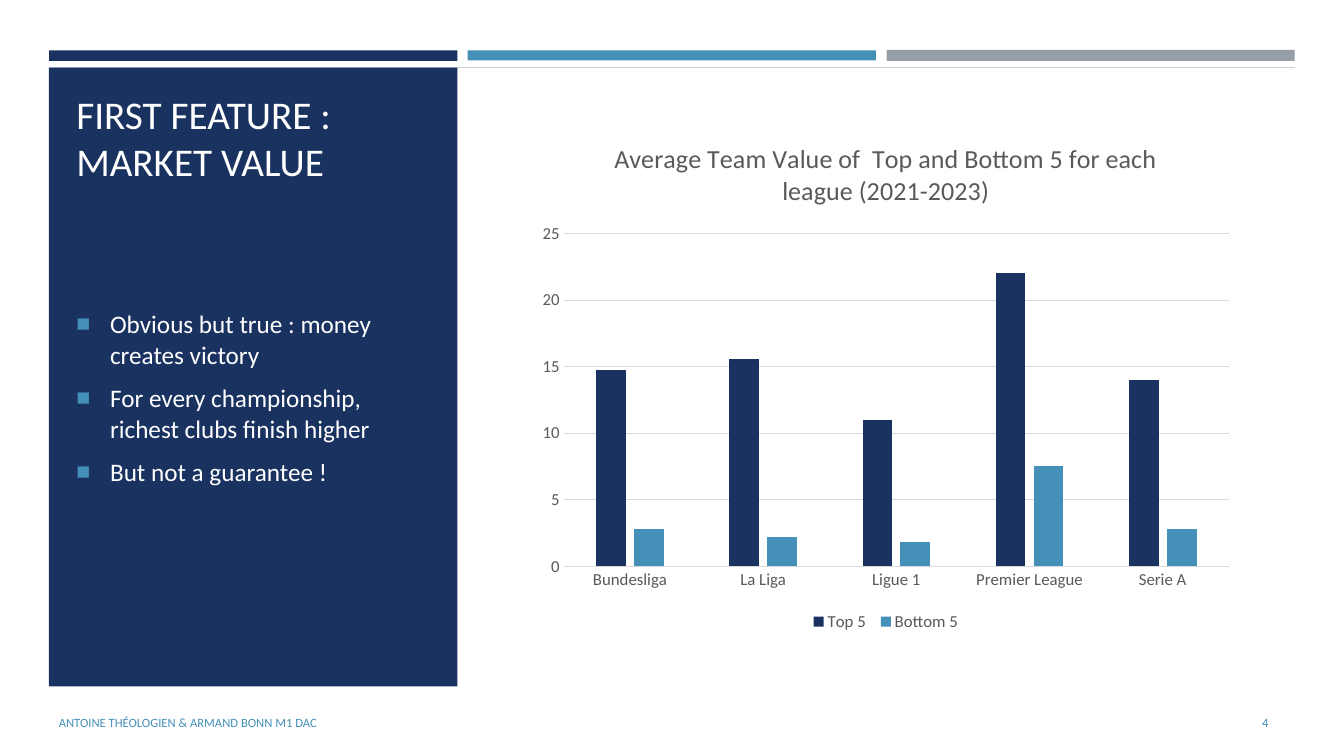
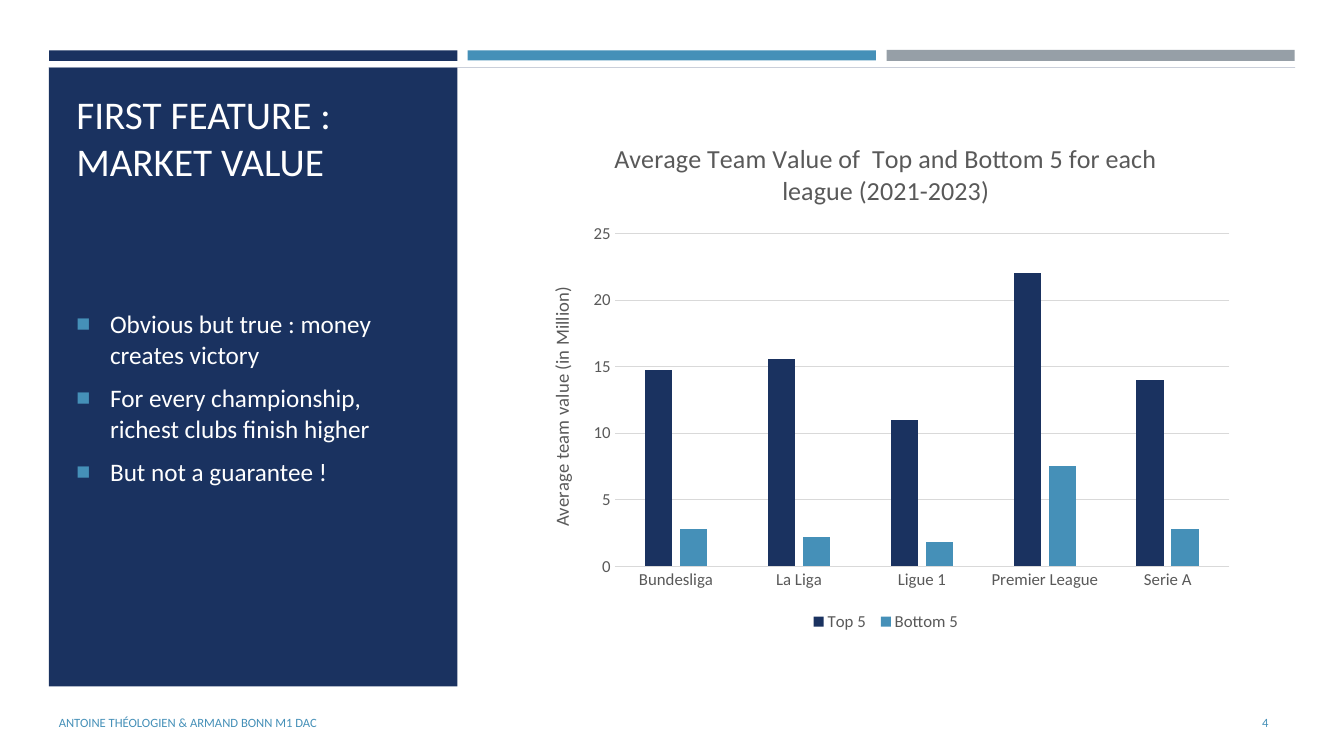
Before and after one commit to antothl/Projet_Dalas, a slide deck: slide 4 of Soutenance DALAS.pptx. Drawn at 1344x756 pixels with LibreOffice and Linux fonts; fonts in the diff are those of the drawing. Boxes give left, top, right and bottom in pixels: in the first picture for what was removed or moved away, otherwise in the second. Text is boxed around its words. In the diff, an @@ line names an element or a change of style, - is before the commit and + after.

Commit message:
modif pptx

```diff
--- a/Soutenance DALAS.pptx
+++ b/Soutenance DALAS.pptx
@@ column chart at [528, 123, 1244, 636] @@
@@ value axis title "" to "Average team value (in Million) " @@
```
Also in this commit, not shown: 1 other file.
